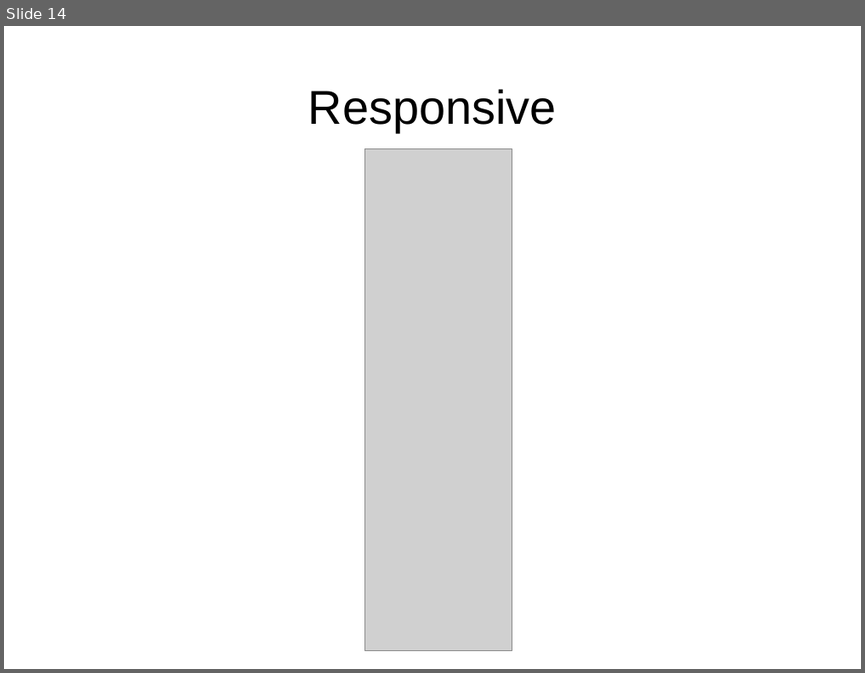
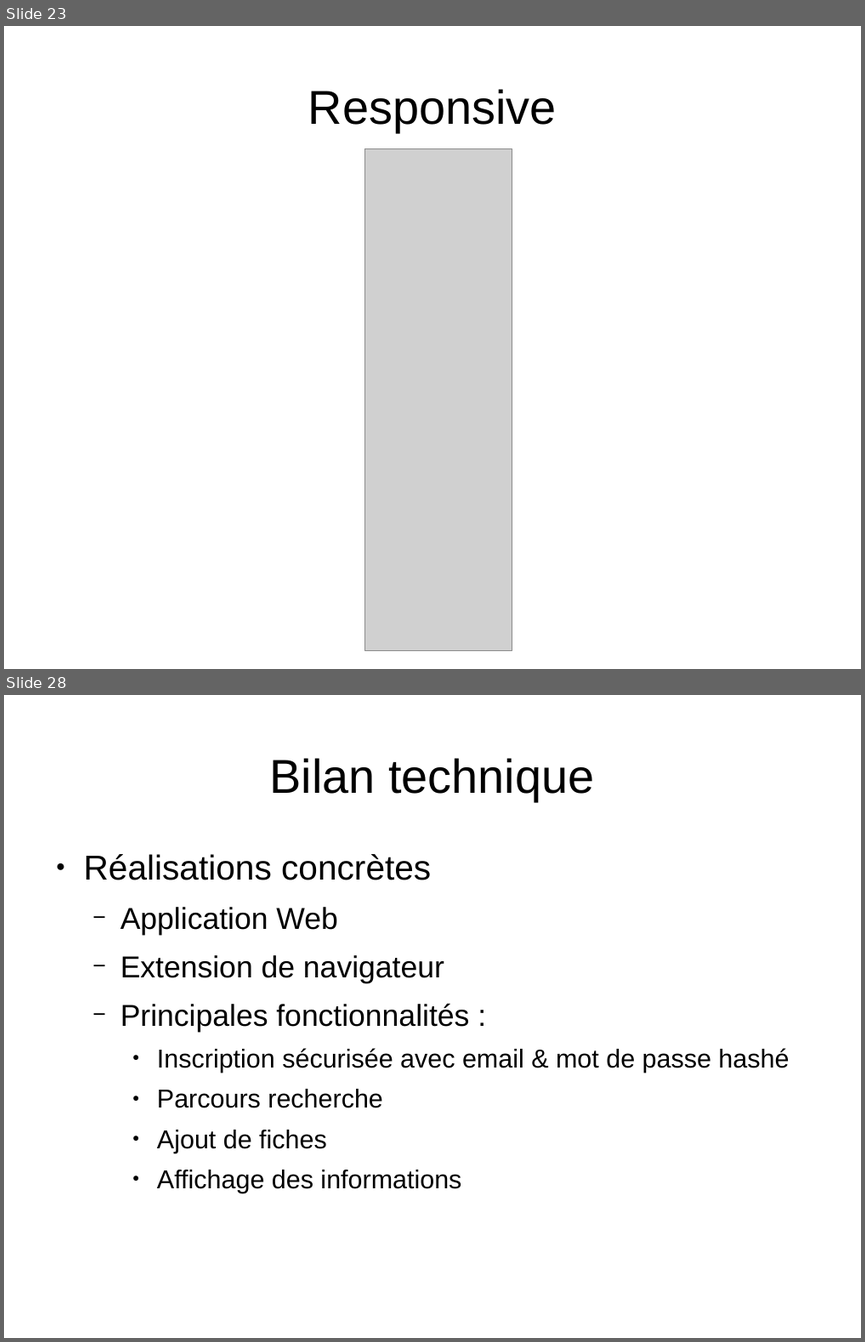
Before and after one commit to YohannBethoule/AnnuaireCollaboratif, a slide deck: doc/diapo_finale.odp. Shown one above the other, each under a label of ours: slide 14 before the commit, slides 23 and 28 after it; the slides between them are not shown. The pictures are 865x673 and 865x1342 pixels, drawn with LibreOffice and Linux fonts; fonts in the diff are those of the drawing; grey boxes stand for pictures. Boxes give left, top, right and bottom in pixels: in the first picture for what was removed or moved away, otherwise in the second. Text is boxed around its words. In the diff, an @@ line names an element or a change of style, - is before the commit and + after.

Commit message:
ajout partie bdd & gantt & bilan technique au diapo final de l'oral

```diff
--- a/doc/diapo_finale.odp
+++ b/doc/diapo_finale.odp
@@ slide 28 added at [4,695,861,1338], background #FFFFFF @@
@@ title added at [270,758,594,801], 44 pt, text #000000 @@
+Bilan technique
@@ text added at [84,854,789,1193], 24 pt, text #000000 @@
+● Réalisations concrètes
+  − Application Web
+  − Extension de navigateur
+  − Principales fonctionnalités :
+    ● Inscription sécurisée avec email & mot de passe hashé
+    ● Parcours recherche
+    ● Ajout de fiches
+    ● Affichage des informations
@@ what was slide 14 is now slide 23 @@
```
Also in this commit, not shown: 14 other slides added, 13 other files.
